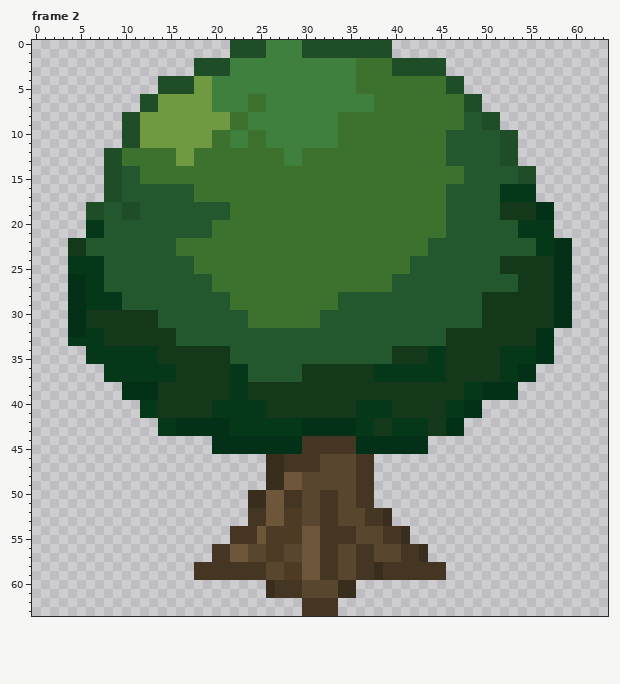
Two states of a pixel-art file, res/images/world/decor/trees/tree01.aseprite. Above, as it was before the edit.
64x64 pixels, 4 frames. Colours within 5 levels of each other are drawn and written as one. Shown: frame 2. The commit also changed other frames, which this record leaves out.
The result:
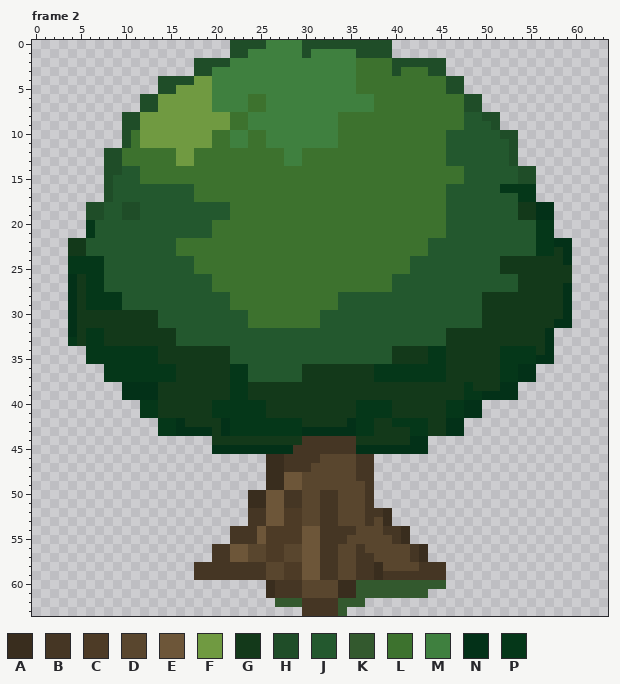
Palette (. is transparent): A #392d1e  B #453624  C #4d3b26  D #59462e  E #6d5639  F #709a41  G #13391a  H #1f4d28  J #23582e  K #33592e  L #3d722e  M #3f803f  N #033118  P #053719
Changes in this commit:
Changed rows in their new state; - is an unchanged pixel.
Frame 2:
first column x 16:
 1 --------MM-----MMMMM--------
 3 ----MM-------------------LLL
 5 FF--------------------------
first column x 5:
 9 ---------------------------------------------J---------
10 ------L------------------------------------------------
11 ------L----------------------------------------J-------
12 -----------------------------------------------J-------
13 -----------------------------------------------J-------
15 ----J--------------------------------------------------
16 ----J--------------------------------------------------
17 ----J------------------------------------------JJ------
18 -----------------------------------------------JJ------
19 -----------------------------------------------JJ------
20 --J----------------------------------------------JJ----
21 --J----------------------------------------------JJ----
23 -----------------------------------------------------G-
24 -----------------------------------------------------G-
25 -----------------------------------------------------GG
26 G----------------------------------------------------GG
27 G----------------------------------------------------G-
28 G----------------------------------------------------G-
29 G----------------------------------------------------G-
30 G----------------------------------------------------G-
31 G------------------------------------------------------
32 G--------------------------------------------------G---
33 G--------------------------------------------------G---
34 ---------------------------------------------------G---
first column x 49:
38 GGG
first column x 17:
42 GGGG---------GGGGG-----------
43 ---G-------------------GG----
44 ---GGGGGGGGGG------GGGGGG----
45 ------------B----------------
47 --------------D--------------
49 -------------------D---------
50 -------------------D---------
51 -------------------D---------
53 ---------------------D-------
55 ------------------D---D------
56 --------------------D---D----
57 ------------------------D----
58 ----------------------DDDD---
60 -------------------KKKKKKKKKK
61 -------------------KKKKKKKK--
62 ----------KKK----KKK---------
63 -----------------K-----------
